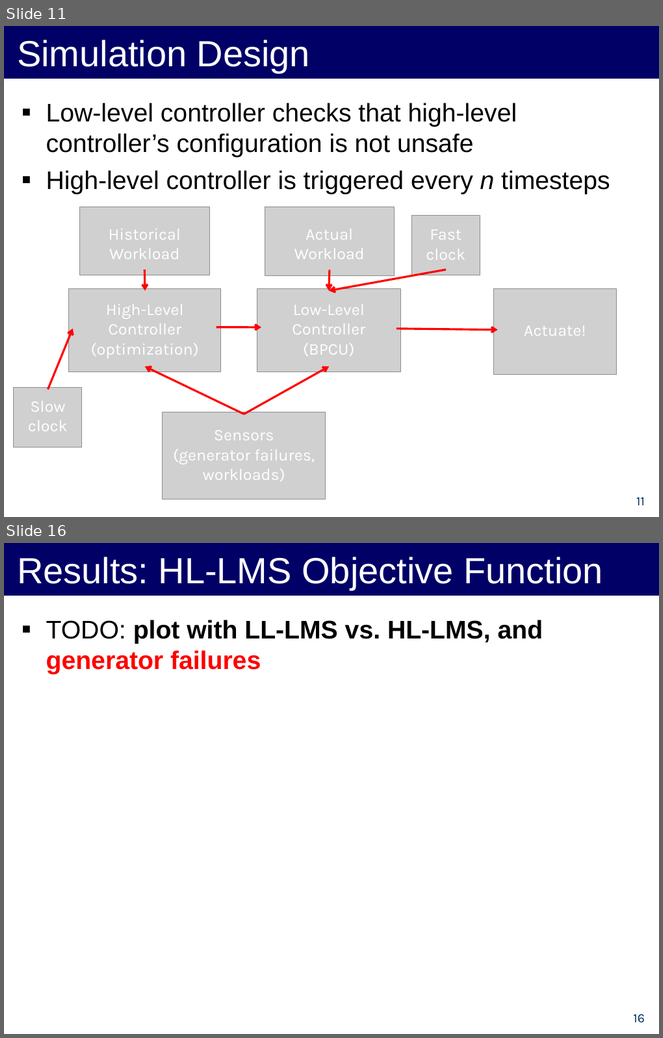
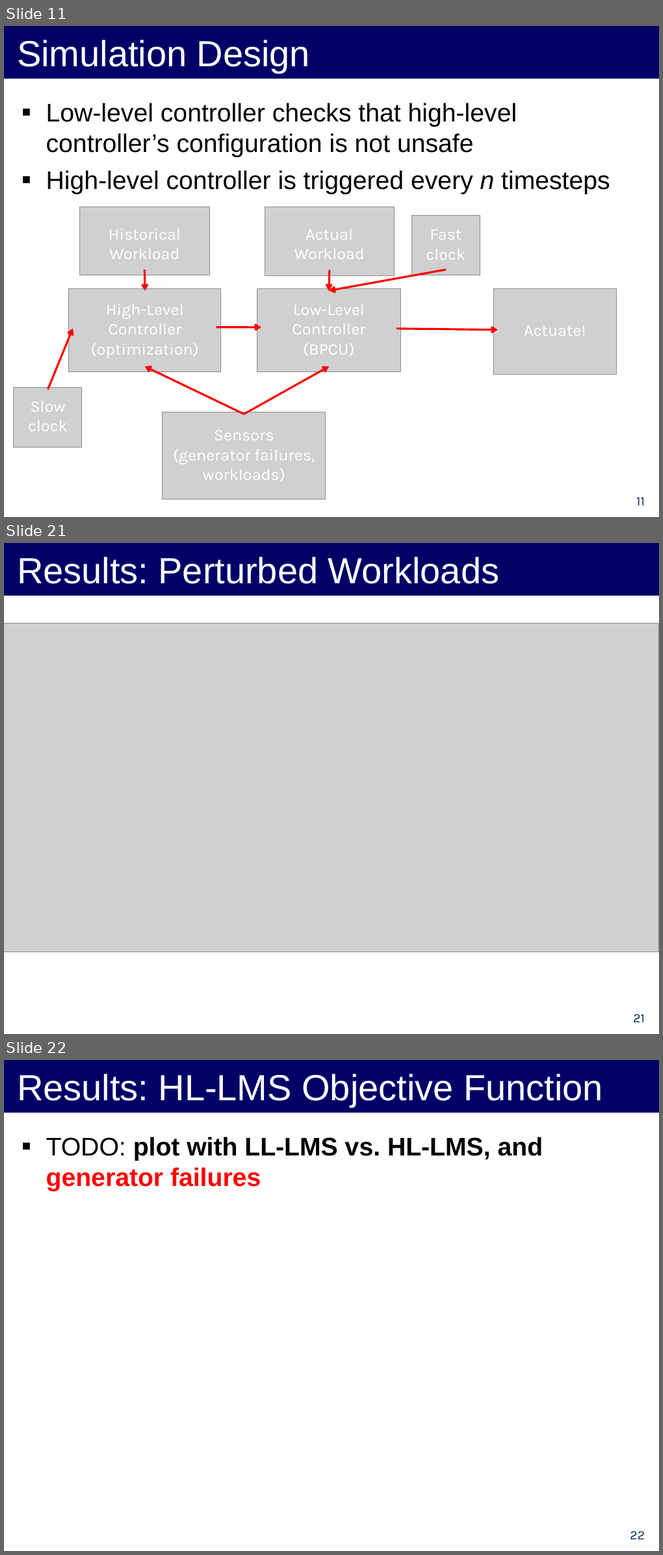
Before and after one commit to forresti/optimal_load_management, a slide deck: project/12-3-12_Presentation.ppt. Shown one above the other, each under a label of ours: slides 11 and 16 before the commit, slides 11, 21 and 22 after it; the slides between them are not shown. The pictures are 663x1038 and 663x1555 pixels, drawn with LibreOffice and Linux fonts; fonts in the diff are those of the drawing; grey boxes stand for pictures. Boxes give left, top, right and bottom in pixels: in the first picture for what was removed or moved away, otherwise in the second. Text is boxed around its words. In the diff, an @@ line names an element or a change of style, - is before the commit and + after.

```diff
--- a/project/12-3-12_Presentation.ppt
+++ b/project/12-3-12_Presentation.ppt
@@ slide 21 added at <box>4,543,659,1034</box>, background #FFFFFF @@
@@ title added at <box>4,543,659,596</box>, fill #000066, 40 pt, text #FFFFFF @@
+Results: Perturbed Workloads
@@ picture added at <box>4,624,659,953</box> @@
@@ page number added at <box>633,1014,645,1023</box>, 14 pt, text #002D62 @@
+21
@@ what was slide 16 is now slide 22 @@
@@ page number at <box>630,1531,645,1540</box>: text changed @@
-16
+22
```
Also in this commit, not shown: 3 slides changed, 8 other slides added, 3 slides removed.
